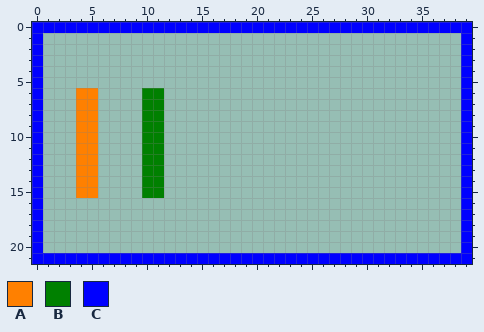
File history of a pixel-art sprite, public/assets/textures/test_fluid_hydraulics.png. This is how it looked before the edit.
The file is 320x176 pixels, drawn in blocks of 8x8; one block is one cell here.
Palette (. is transparent): A #ff8000  B #008000  C #0000ff
Pixels before, first column x 0:
 0 CCCCCCCCCCCCCCCCCCCCCCCCCCCCCCCCCCCCCCCC
 1 C......................................C
 2 C......................................C
 3 C......................................C
 4 C......................................C
 5 C......................................C
 6 C...AA....BB...........................C
 7 C...AA....BB...........................C
 8 C...AA....BB...........................C
 9 C...AA....BB...........................C
10 C...AA....BB...........................C
11 C...AA....BB...........................C
12 C...AA....BB...........................C
13 C...AA....BB...........................C
14 C...AA....BB...........................C
15 C...AA....BB...........................C
16 C......................................C
17 C......................................C
18 C......................................C
19 C......................................C
20 C......................................C
21 CCCCCCCCCCCCCCCCCCCCCCCCCCCCCCCCCCCCCCCC
Once edited:
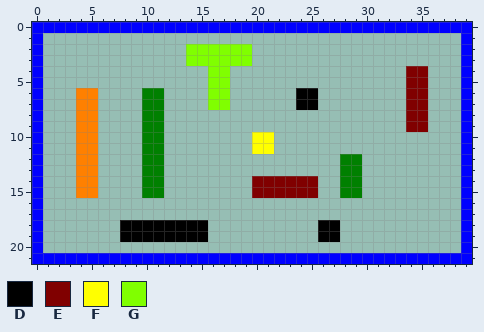
Colours new in this view: D #000000  E #800000  F #ffff00  G #80ff00
Difference:
There is now colour B in rows 12 to 15 at x 28 to 29.
There is now colour D in rows 6 to 7 at x 24 to 25; in rows 18 to 19 at x 8 to 15 and 26 to 27.
There is now colour E in rows 4 to 9 at x 34 to 35; in rows 14 to 15 at x 20 to 25.
There is now colour F in rows 10 to 11 at x 20 to 21.
There is now colour G in rows 2 to 3 at x 14 to 19; in rows 4 to 7 at x 16 to 17.
Boxes around the changes in both pictures, in picture pixels (x1, y1, x2, y2):
added: (120, 44, 362, 242)
added: (406, 66, 428, 132)
